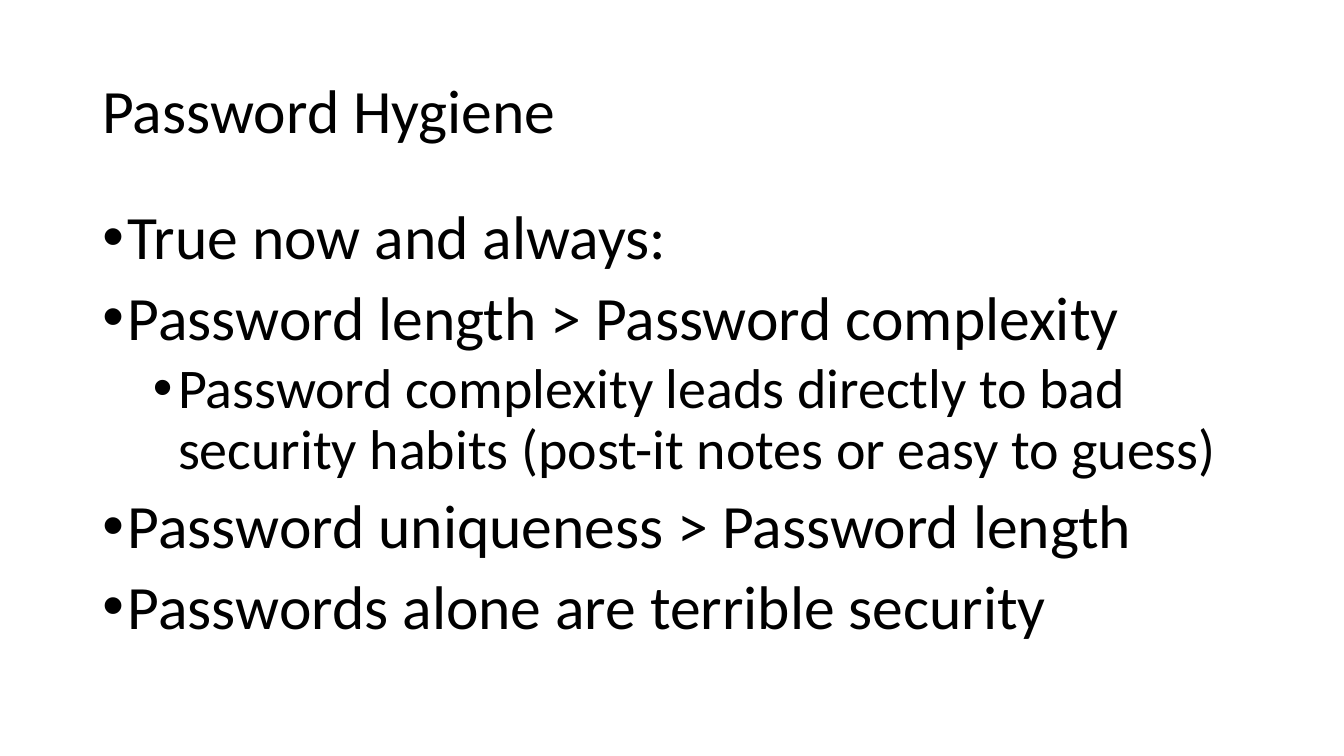
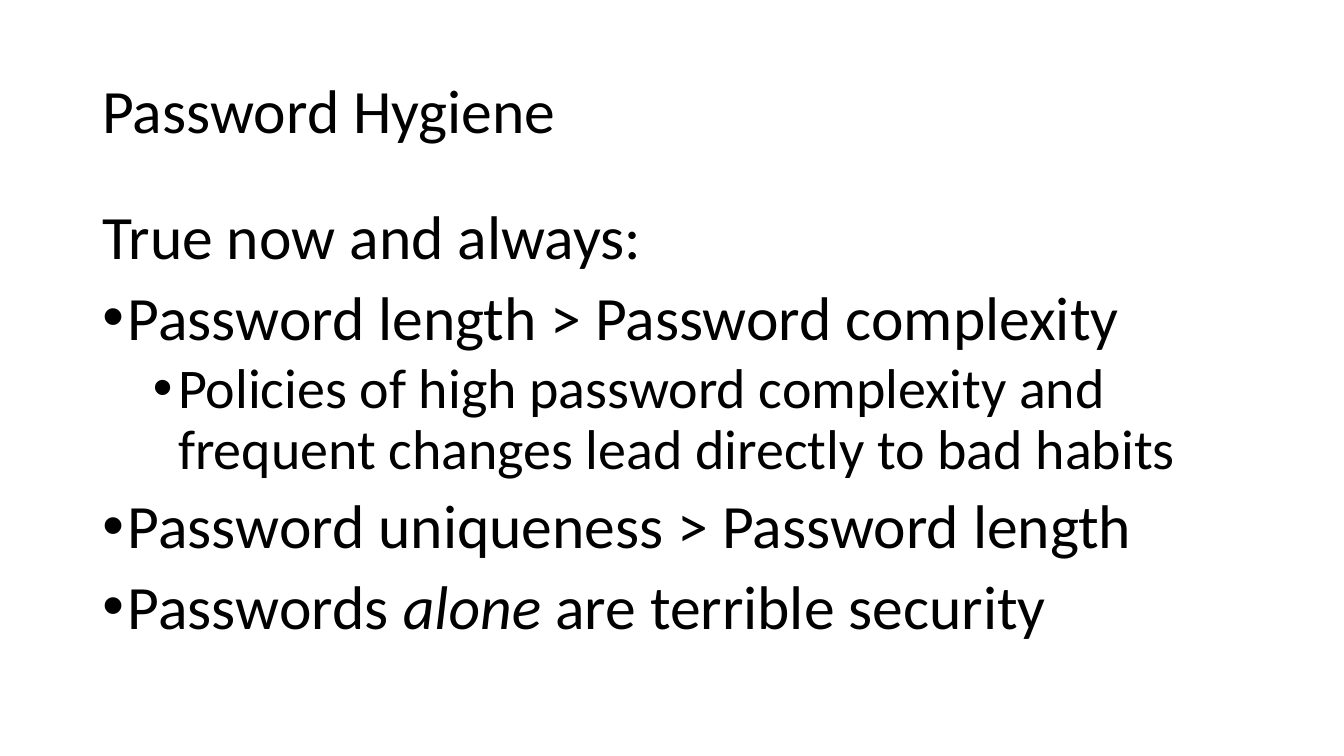
Before and after one commit to williamadba/Public-Presentations, a slide deck: slide 9 of Personal Practical Cybersecurity/Personal Practical Cybersecurity.pptx (slide 8 before the commit). Drawn at 1344x756 pixels with LibreOffice and Linux fonts; fonts in the diff are those of the drawing. Boxes give left, top, right and bottom in pixels: in the first picture for what was removed or moved away, otherwise in the second. Text is boxed around its words. In the diff, an @@ line names an element or a change of style, - is before the commit and + after.

```diff
--- a/Personal Practical Cybersecurity/Personal Practical Cybersecurity.pptx
+++ b/Personal Practical Cybersecurity/Personal Practical Cybersecurity.pptx
@@ text at (102,216,1046,639): italic on in "alone"; bullet • to none @@
@@ text at (178,369,1175,479): text changed @@
-  • Password complexity leads directly to bad security habits (post-it notes or easy to guess)
+  • Policies of high password complexity and frequent changes lead directly to bad habits
```
Also in this commit, not shown: 15 other slides changed, 1 slide added, 1 slide removed.
